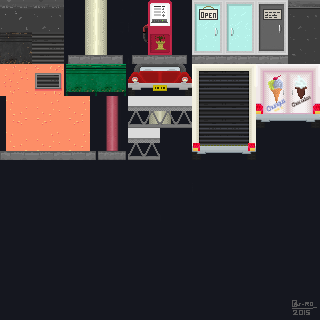
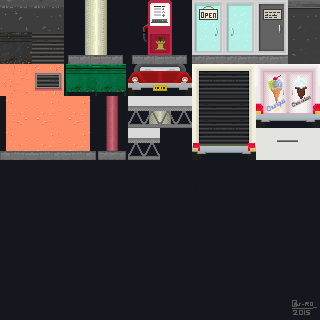
Layer changes from the first 320x320 image to the second:
added layer "WIP 2" above "WIP" over [277,140,298,142]
painted on "WIP" over [256,128,320,160]
